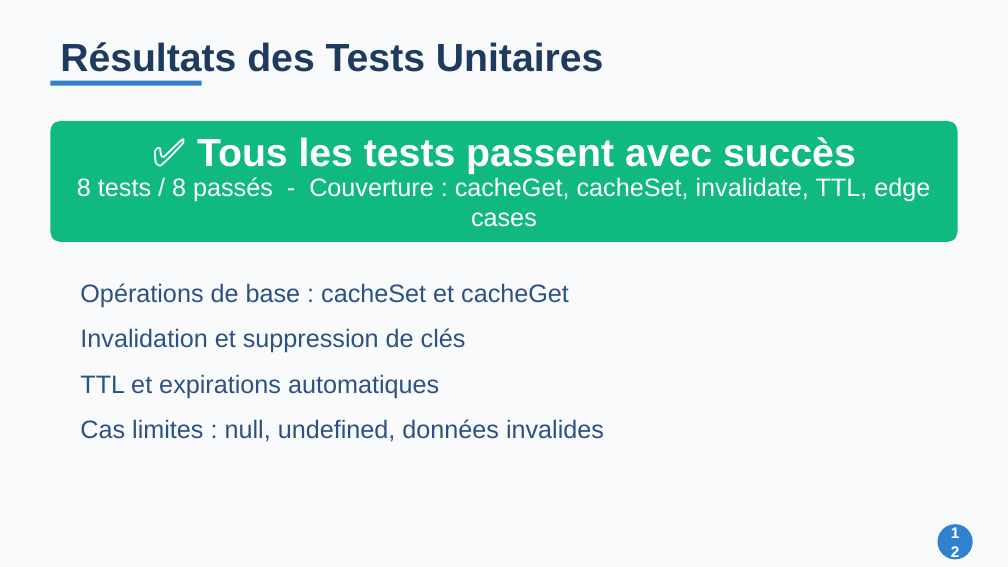
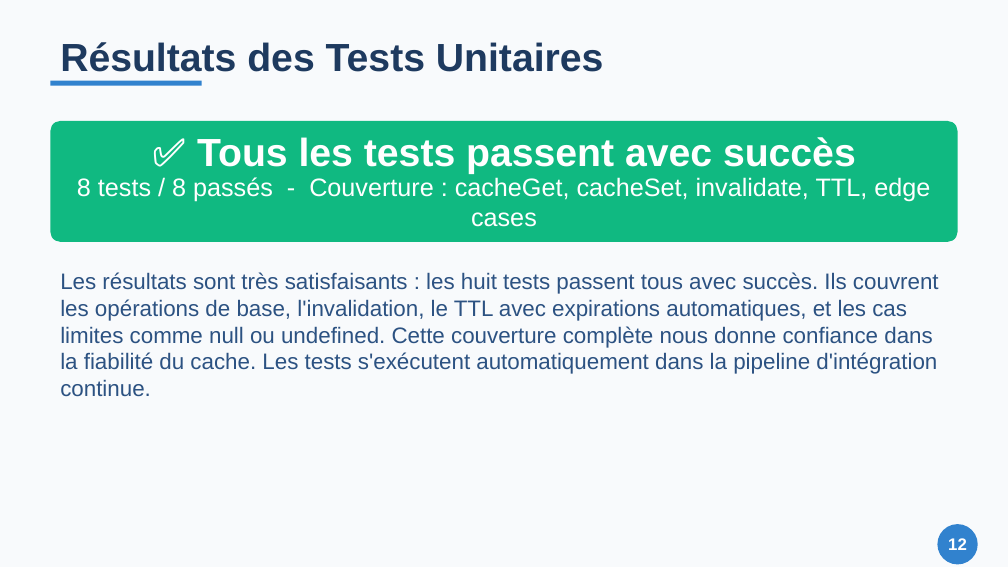
Before and after one commit to Zeinot/marketplace-saas, a slide deck: slide 12 of output/Presentation_Cache_Redis.pptx. Drawn at 1008x567 pixels with LibreOffice and Linux fonts; fonts in the diff are those of the drawing. Boxes give left, top, right and bottom in pixels: in the first picture for what was removed or moved away, otherwise in the second. Text is boxed around its words. In the diff, an @@ line names an element or a change of style, - is before the commit and + after.

```diff
--- a/output/Presentation_Cache_Redis.pptx
+++ b/output/Presentation_Cache_Redis.pptx
@@ text "Les résultats sont très satisfaisants ..." at (60, 272, 939, 397): vertical alignment middle to top @@
@@ text at (60, 272, 939, 397): text changed; size 18 to 16 pt @@
-Opérations de base : cacheSet et cacheGet
+Les résultats sont très satisfaisants : les huit tests passent tous avec succès. Ils couvrent les opérations de base, l'invalidation, le TTL avec expirations automatiques, et les cas limites comme null ou undefined. Cette couverture complète nous donne confiance dans la fiabilité du cache. Les tests s'exécutent automatiquement dans la pipeline d'intégration continue.
@@ text removed at (80, 328, 466, 353) @@
-Invalidation et suppression de clés
@@ text removed at (80, 374, 439, 398) @@
-TTL et expirations automatiques
@@ text removed at (80, 419, 604, 442) @@
-Cas limites : null, undefined, données invalides
@@ text "12" at (948, 538, 967, 550): size 11 to 12 pt @@
@@ ellipse: place and size @@
-ellipse at (937, 524, 973, 559)
+ellipse at (937, 524, 978, 564)
```
Also in this commit, not shown: 14 other slides changed, 21 other files.
